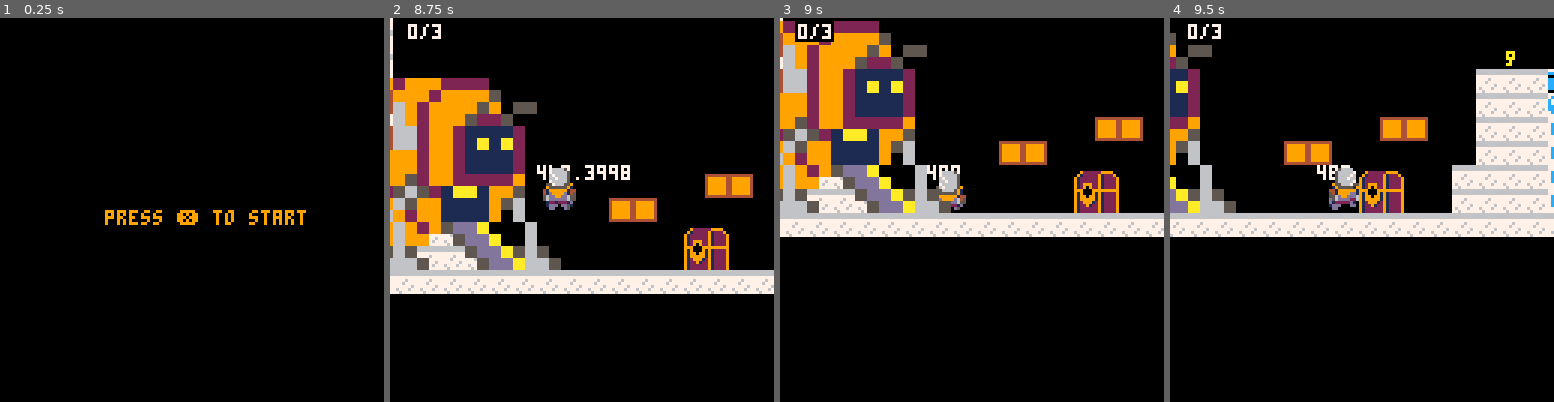
Above: before the commit, frames 1-4 (left to right).
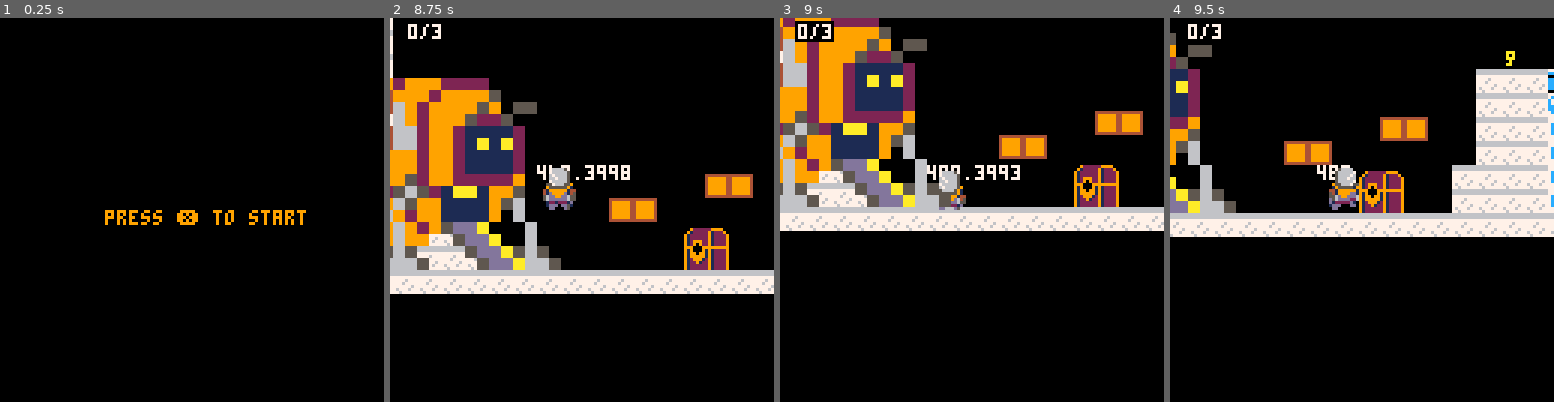
Above: after the commit, the same moments.

Repository: FrederikHR/GDB
Game: PICO-8 cartridge OW/ow.p8
The game is run twice, just before and just after one commit, with the same random seed, the same clock (stepped at 60 frames per second) and the same inputs.
Inputs:
- Up to frame 1 (0.25 s): no input
- Up to frame 2 (8.75 s): tap X (X key) at 0.33, 1.07, 1.85, 2.97, 4.08, 5.2, 6.32, 7.43, 8.55 s; tap O (Z key) at 0.7, 1.7, 2.1, 2.5, 2.9, 3.3, 3.7, 4.1, 4.5, 4.9, 5.3, 5.7, 6.1, 6.5, 6.9, 7.3, 7.7, 8.1, 8.5 s; hold Right 1.6-2.1 s; hold Up 2.15-2.42 s; hold Right 2.47-3.03 s; hold Left 3.08-3.58 s; hold Right 4.02-4.68 s; hold Up 4.73-5.03 s; hold Left 5.08-5.68 s; hold Right 6.08-6.58 s; hold Right 6.63-7.13 s; hold Up 7.18-7.45 s; hold Right 7.5-8.07 s; hold Left 8.12-8.62 s
- Up to frame 3 (9 s): tap O (Z key) at 8.9 s
- Up to frame 4 (9.5 s): hold Right from 9.05 s (still down); tap O (Z key) at 9.3 s

Frames 1-2 are identical in both runs. In frame 3, 12% of the frame differs, in the area x 0-100%, y 0-58%; in frame 4, nothing differs.

Commit message:
slidy ice blocks

Diff:
--- a/OW/ow.p8
+++ b/OW/ow.p8
@@ -403,14 +403,14 @@
 	local x2=0 local y2=0
 
 	if aim=="left" then
-		x1=x-1    y1=y
-		x2=x      y2=y+h-1
+		x1=x    	 y1=y+1
+		x2=x+1    y2=y+h-1
 	elseif aim=="right" then
-		x1=x+w-1    y1=y
+		x1=x+w-1    y1=y+1
 		x2=x+w      y2=y+h-1
 	elseif aim=="up" then
-		x1=x+2    y1=y-1
-		x2=x+w-3  y2=y
+		x1=x+4    y1=y-1
+		x2=x+w-4  y2=y
 	elseif aim=="down" then
 		x1=x+2      y1=y+h
 		x2=x+w-2    y2=y+h
@@ -619,6 +619,7 @@
 	a.prompt=false
 	a.within=false
 	a.items=0
+	a.friction=false
 
 end
 function draw_astronaut()
@@ -640,7 +641,11 @@
 
 function move_astronaut()
 	if (launchproc()) return
-	a.dx*=friction
+	if a.friction then
+		a.dx*=0.85
+	else
+		a.dx*=friction
+	end
 	a.dy+=a_gravity
 
 	if btn(⬅️) and not(btn(➡️)) then
@@ -658,7 +663,7 @@
 		end
 	else
 		if not a.fall and not a.jump then
-			a.dx=0
+			if (not a.friction) a.dx=0
 			a.play="idle"
 		end
 	end
@@ -678,6 +683,12 @@
 	if a.dy>0 and collide_map(a,"down",0) then
 		a.dy=0
 		a.y-=((a.y+a.sh*8+1)%8)-1
+
+		if collide_map(a,"down",2) then
+		 a.friction=true
+		else
+			a.friction=false
+		end
 
 		--[[
 		these two variables
@@ -699,8 +710,8 @@
 	end
 
 	--limit speeds
-	if (a.dx>5) a.dx=5
-	if (a.dy>5) a.dy=5
+	if (a.dx>3) a.dx=3
+	if (a.dy>3) a.dy=3
 
 	--add diffs
 	a.x+=a.dx
@@ -764,6 +775,8 @@
 --map elements
 --e.g. items and blocks
 
+--=======items=========
+
 items={
 	i1={s=112,x=46*8,y=60*8,
 	sz=1,takem=false},
@@ -789,6 +802,11 @@
 		end
 	end
 end
+
+--======blocks=======
+
+
+
 __gfx__
 00000000000000000000000000000000000000000000000000000000000000000000000000000000000000000000000000000000000000000000000000000000
 00000000000000000000000000000005666600000000000566660000000000000000000000000000000000000000000000000000000000056666000000000000
@@ -915,7 +933,7 @@
 06000000000000000000000000000000000000000000000000000000000000000000000000000000000000008500000000000000000000000000000000000000
 b4747474747400000016260000003646000074747474c5c5b5b5d500000000000000000000000000000000000000000000000000000000000000000000000074
 06000000000000000000000000000000000000000000000000000000858500007500000000000085750000000606060675000000000000000000000000000000
-b4747474747400000017270000003747000074747474c5d4c5d4b5d5000000000000000000000000000000000000000000000000000000000000000000000074
+b4747474747400000017270000003747000074747474c5d4c5d4b5d5d5d5d5d50000000000000000000000000000000000000000000000000000000000000074
 06060606060606060606060606060606060606060606060606060606060606060606060606060606060606060606060606060606060606060606060606060606
 b4747474747474747474747474747474747474747474747474747474747474747474747474747474747474747474747474747474747474747474747474747474
 
@@ -1049,7 +1067,7 @@
 
 
 __gff__
-0000000000000000000000000000000000000000000000000000000000000000000000000000000000000000000000000000000000000000000000000000000000000000000000030000000003030000000000000000000000030303030300000300000000000300000303000000000000000000000000000000000000000000
+0000000000000000000000000000000000000000000000000000000000000000000000000000000000000000000000000000000000000000000000000000000000000000000000030000000003030000000000000000000000030303030700000300000000000300000303000000000000000000000000000000000000000000
 0000000000000000000000000000000000000000000000000000000000000000000000000000000000000000000000000000000000000000000000000000000000000000000000000000000000000000000000000000000000000000000000000000000000000000000000000000000000000000000000000000000000000000
 __map__
 4b4b00000000000000000000000000000000000000000000000000000000000000000000000000000000000000000000000000000000000000000000000000004b595959595959595959595959595959595959595959595959595959595959595959595959595959595959595959595959595959595959595959595959595959
